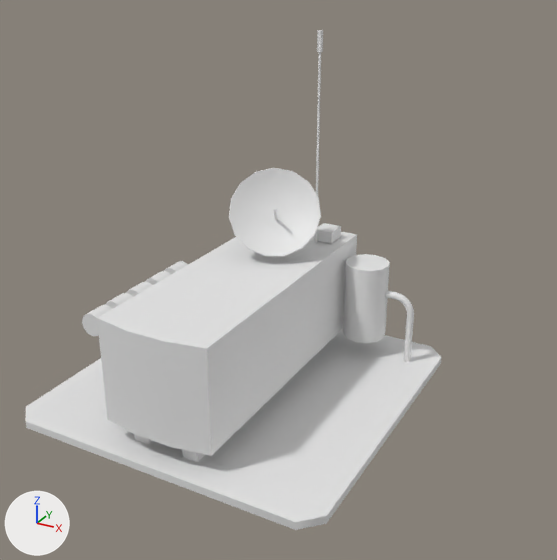
An edit to the FBX model Assets/Models/living_house2.fbx, drawn before and after from the same camera.
One viewpoint serves both versions: a camera (50 mm lens) standing at (1.85, -3.0, 1.28) and looking at (0.13, 0.12, -0.28). Every picture has the same lights, and +X, +Y and +Z are marked at lower left. Both versions are drawn at frame 1 of the action 'Take 001'; the numbers are the values there.
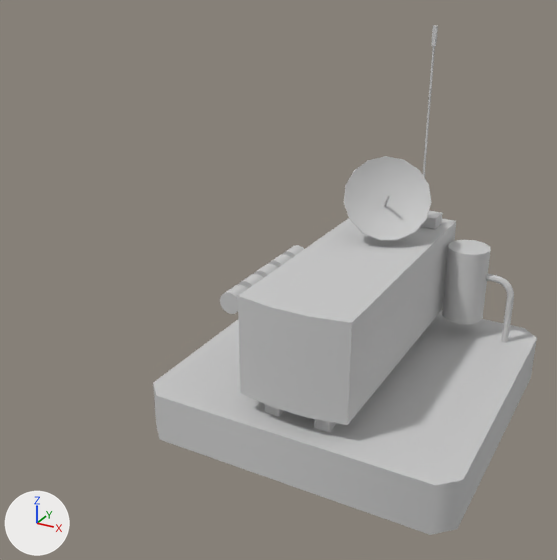
Pixel boxes [x1, y1, x2, y2] of what changed, in the pictures (557 x 560 px; the box of a moved part takes in the faces that stretch with it):
'Box002', reshaped, recoloured, moved (white to grey, 8% narrower)
    before: [25, 30, 442, 530]
    after: [153, 25, 537, 535]
part 1 of me_mesh, moved or reshaped
    before: [26, 357, 442, 530]
    after: [153, 339, 537, 535]
part 2 of me_mesh, recoloured (white to grey)
    before: [25, 30, 441, 522]
    after: [153, 25, 537, 485]
part 3 of me_mesh, recoloured
    before: [148, 439, 206, 461]
    after: [279, 409, 337, 432]
part 4 of me_mesh, recoloured
    before: [134, 434, 198, 462]
    after: [265, 404, 330, 432]

The change in detail:
Material 'living_house2' (mat_living_house2) is new.
Its base color is (0.588, 0.588, 0.588) (light grey #cacaca).
Its roughness is 0.859.
me_mesh has 440 vertices, 812 faces and spans x -83.0..83.0, y 1.0..177.0, z -83.0..83.0.
me_mesh is used by ob_box002; location (0.0, 0.0, -0.892); rotation (1.571, 0.0, 0.0), in degrees (90, 0, 0); scale (0.01, 0.01, 0.01).
Before the commit, vertices of me_mesh: 0 (-83.0, 1.0, 74.0) at pixel (26, 413), 1 (-83.0, 1.0, -74.0), 2 (-73.0, 1.0, -83.0), 3 (83.0, 1.0, -74.0) at pixel (441, 363), 4 (73.0, 1.0, -83.0).
Before the commit, vertices of me_mesh: 5 (83.0, 1.0, 74.0) at pixel (326, 523), 6 (73.0, 1.0, 83.0) at pixel (295, 529), 7 (-73.0, 1.0, 83.0) at pixel (26, 427).
me_mesh no longer uses material mat_wire_088144225_001 (white #e7e7e7).
me_mesh no longer uses material mat_wire_088144225_002 (white #e7e7e7).
me_mesh no longer uses material mat_wire_088144225_005 (white #e7e7e7).
Part 1, on me_mesh:
Vertices 0 to 7 of me_mesh move by (0.0, -23.0, 0.0).
me_mesh part 2: all 792 faces that had it switch from mat_wire_088144225 (white #e7e7e7) to mat_living_house2 (light grey #cacaca).
me_mesh part 3: all 4 faces that had it switch from mat_wire_088144225_003 (white #e7e7e7) to mat_living_house2 (light grey #cacaca).
me_mesh part 4: all 4 faces that had it switch from mat_wire_088144225_004 (white #e7e7e7) to mat_living_house2 (light grey #cacaca).
Object 'Box002' (ob_box002) moves from (0.0, 0.0, -0.892) to (0.416, 0.488, -0.892).
